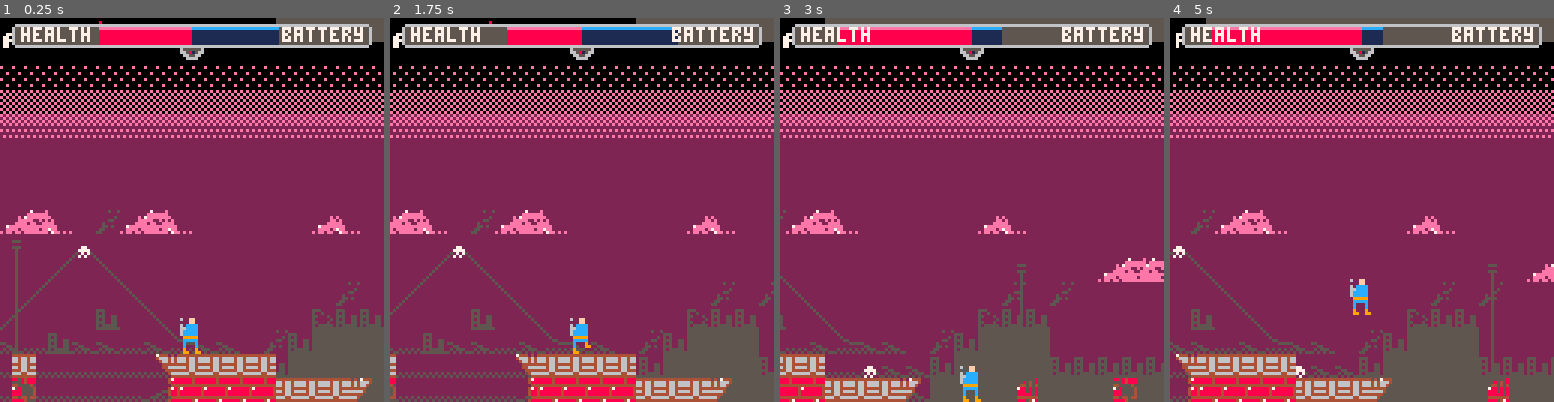
Above: before the commit, frames 1-4 (left to right).
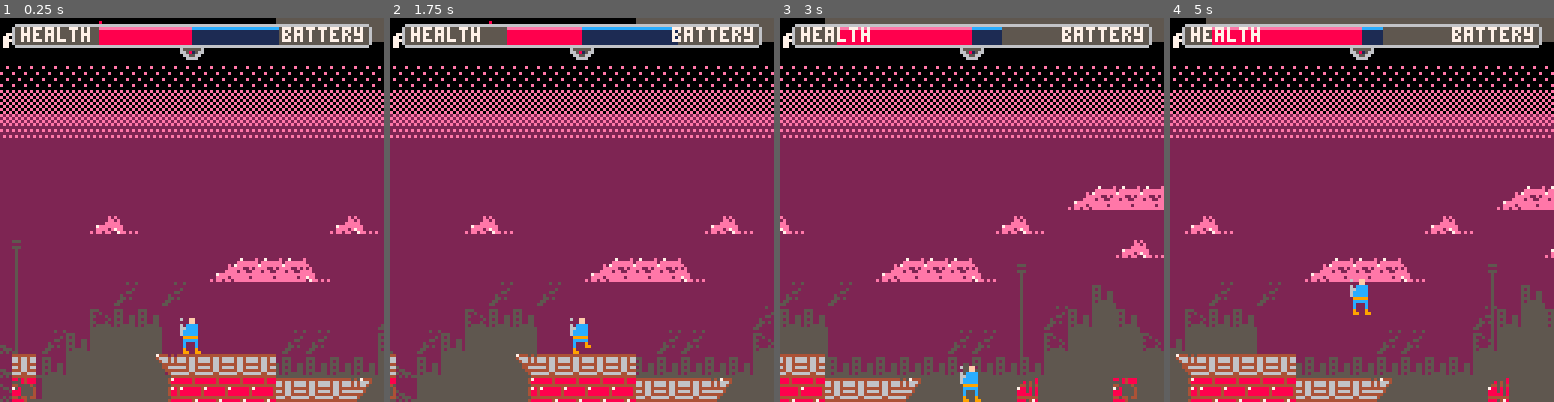
Above: after the commit, the same moments.

Repository: evanminto/ludum-dare-44
Game: PICO-8 cartridge ludum-dare-44.p8
Same seed, same stepped clock (60 frames per second), same inputs: the game is played once before the commit and once after it.
Inputs:
- Up to frame 1 (0.25 s): no input
- Up to frame 2 (1.75 s): tap X (X key) at 0.33, 1.07 s; tap O (Z key) at 0.7, 1.7 s; hold Right from 1.6 s (still down)
- Up to frame 3 (3 s): tap X (X key) at 1.85, 2.97 s; release Right at 2.1 s; tap O (Z key) at 2.1, 2.5, 2.9 s; hold Up 2.15-2.42 s; hold Right from 2.47 s (still down)
- Up to frame 4 (5 s): release Right at 3.03 s; hold Left 3.08-3.58 s; tap O (Z key) every 0.4 s from 3.3 to 4.9 s; hold Right 4.02-4.68 s; tap X (X key) at 4.08 s; hold Up from 4.73 s (still down)

The runs differ from the first frame. In frame 1, 13% of the frame differs, in the area x 0-100%, y 12-100%; in frame 2, 13%; in frame 3, 14%; in frame 4, 13%.

Commit message:
Fix repeat bug

Diff:
--- a/ludum-dare-44.p8
+++ b/ludum-dare-44.p8
@@ -868,11 +868,12 @@
       end)
     else
       l.repeatx = l.repeatx or 1
+      printh(l.size[1])
       for i=0,l.repeatx-1 do
         map(
           l.start[1],
           l.start[2],
-          i * l.size[1],
+          i * l.size[1] * 8,
           0,
           l.size[1],
           l.size[2],
